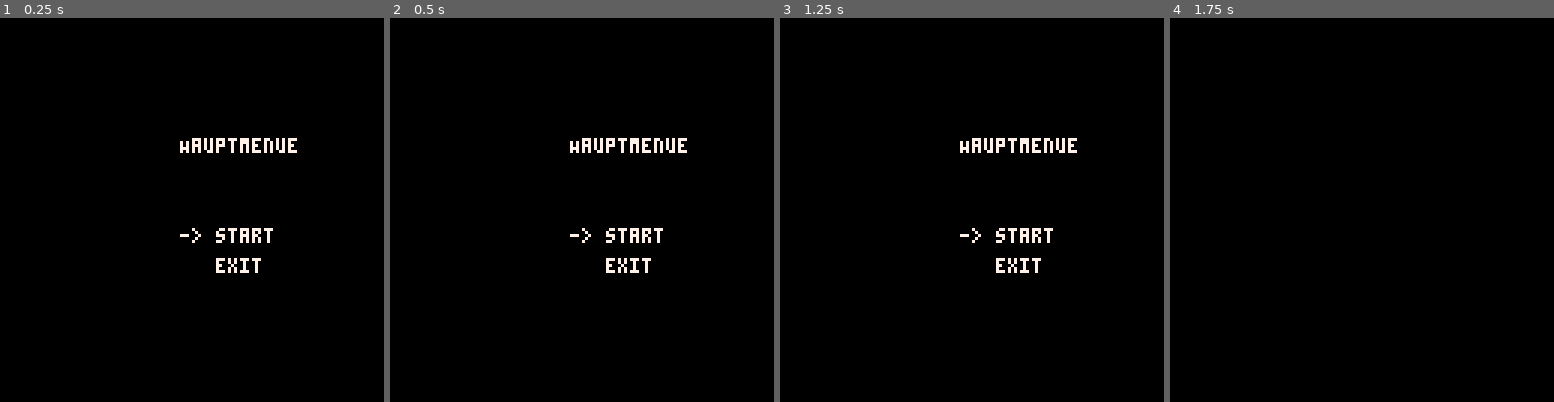
Above: before the commit, frames 1-4 (left to right).
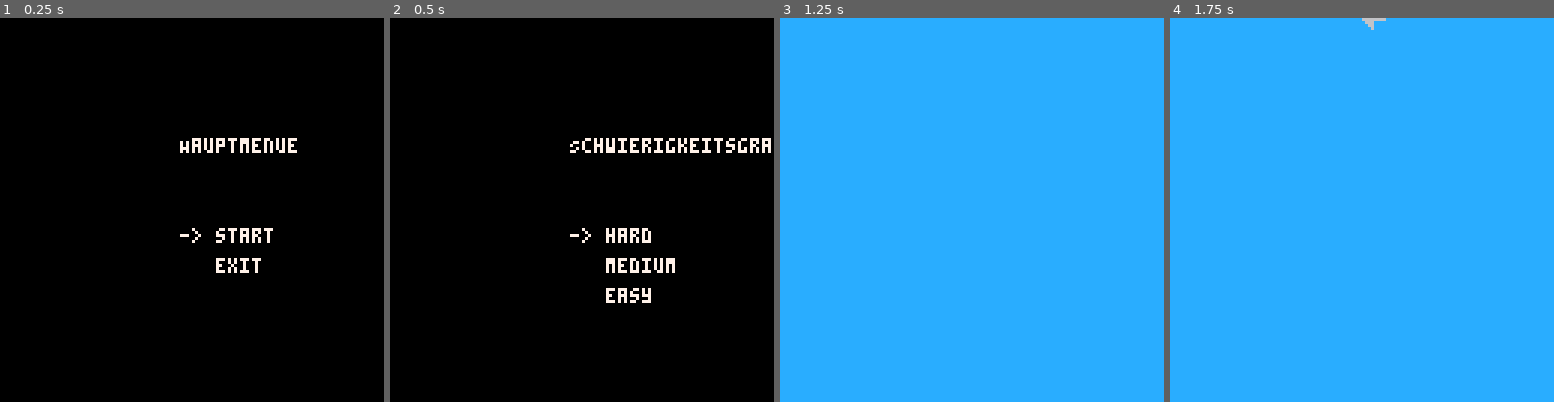
Above: after the commit, the same moments.

Repository: Chrisioo/GDD_Gruppe_1
Game: PICO-8 cartridge abschlussprojekt.p8
Two runs of this game, one before a commit and one after it. Both use one fixed random seed, a clock stepped at 60 frames per second and the inputs below.
Inputs:
- Up to frame 1 (0.25 s): no input
- Up to frame 2 (0.5 s): tap X (X key) at 0.33 s
- Up to frame 3 (1.25 s): tap X (X key) at 1.07 s
- Up to frame 4 (1.75 s): hold Right from 1.6 s (still down)

Frame 1 is identical in both runs. In frame 2, 1.4% of the frame differs, in the area x 46-100%, y 31-75%; in frame 3, 100%, in the area x 0-100%, y 0-100%; in frame 4, 100%.

Commit message:
Verschiedene Menüs

Diff:
--- a/abschlussprojekt.p8
+++ b/abschlussprojekt.p8
@@ -5,6 +5,8 @@
 -- Hauptmenue
 
 menu_options = {"start", "exit"}
+pause_menu_options = {"resume", "exit"}
+difficulty_menu_options = {"hard", "medium", "easy"}
 selected_option = 1
 current_state = "menu"
 
@@ -15,7 +17,11 @@
 
 function _update()
     if current_state == "menu" then
-        handle_menu_input()
+        handle_menu_input(menu_options)
+    elseif current_state == "difficulty_menu" then
+        handle_menu_input(difficulty_menu_options)
+    elseif current_state == "pause_menu" then
+        handle_menu_input(pause_menu_options)
     elseif current_state == "game" then
         handle_game_input()
     elseif current_state == "exit" then
@@ -27,6 +33,10 @@
     cls()
     if current_state == "menu" then
         draw_menu()
+    elseif current_state == "difficulty_menu" then
+        draw_difficulty_menu()
+    elseif current_state == "pause_menu" then
+        draw_pause_menu()
     elseif current_state == "game" then
         draw_game()
     elseif current_state == "exit" then
@@ -34,35 +44,68 @@
     end
 end
 
-function handle_menu_input()
+function handle_menu_input(menu_type)
     if btnp(2) then -- up
         selected_option -= 1
         if selected_option < 1 then
-            selected_option = #menu_options
+            selected_option = #menu_type
         end
     elseif btnp(3) then -- down
         selected_option += 1
-        if selected_option > #menu_options then
+        if selected_option > #menu_type then
             selected_option = 1
         end
-    elseif btnp(1) then -- enter
-        if selected_option == 1 then
-            current_state = "game"
-        elseif selected_option == 2 then
-            current_state = "exit"
+    elseif btnp(5) then -- enter
+        if current_state == "menu" then
+            if selected_option == 1 then
+                current_state = "difficulty_menu"
+            elseif selected_option == 2 then
+                current_state = "exit"
+            end
+        elseif current_state == "difficulty_menu" then
+            if selected_option == 1 then
+                difficulty_state = "hard"
+                current_state = "game"
+            elseif selected_option == 2 then
+                difficulty_state = "medium"
+                current_state = "game"
+            elseif selected_option == 3 then
+                difficulty_state = "easy"
+                current_state = "game"
+            end
+        elseif current_state == "pause_menu" then
+            if selected_option == 1 then
+                current_state = "game"
+            elseif selected_option == 2 then
+                current_state = "exit"
+            end
+        end
+    end
+end
+
+function menu_loop(menu_type)
+    for i, option in ipairs(menu_type) do
+        if i == selected_option then
+            print("-> " .. option, 60, 60 + i * 10, 7)
+        else
+            print("   " .. option, 60, 60 + i * 10, 7)
         end
     end
 end
 
 function draw_menu()
     print("Hauptmenue", 60, 40, 7)
-    for i, option in ipairs(menu_options) do
-        if i == selected_option then
-            print("-> " .. option, 60, 60 + i * 10, 7)
-        else
-            print("   " .. option, 60, 60 + i * 10, 7)
-        end
-    end
+    menu_loop(menu_options)
+end
+
+function draw_difficulty_menu()
+    print("Schwierigkeitsgrad", 60, 40, 7)
+    menu_loop(difficulty_menu_options)
+end
+
+function draw_pause_menu()
+    print("Pause", 60, 40, 7)
+    menu_loop(pause_menu_options)
 end
 
 function draw_exit_screen()
@@ -77,15 +120,24 @@
 sprite_falling_speed = 1
 
 function draw_game()
-    cls()
+    cls(12)
     for sprite in all(sprites) do
         spr(sprite.sprite_id, sprite.x, sprite.y)
     end
 end
 
 function handle_game_input()
-    spawn_timer += 1/15 -- 30 fps
-    -- spawn_timer += 1/30 -- 60 fps
+    if btnp(5) then
+        current_state = "pause_menu"
+    end
+    if difficulty_state == "hard" then
+        spawn_frames = 8
+    elseif difficulty_state == "medium" then
+        spawn_frames = 16
+    elseif difficulty_state == "easy" then
+        spawn_frames = 24
+    end
+    spawn_timer += 1/spawn_frames
     if spawn_timer >= spawn_interval then
         spawn_sprite()
         spawn_timer = 0
@@ -97,7 +149,7 @@
 function spawn_sprite()
     local sprite_id = flr(rnd(4)) -- IDs 0 bis 3
     local x = 64 -- feste X-Position
-    local y = -8 -- Start über dem Bildschirm
+    local y = -8 -- Start れもber dem Bildschirm
     add(sprites, {sprite_id = sprite_id, x = x, y = y})
 end
 
